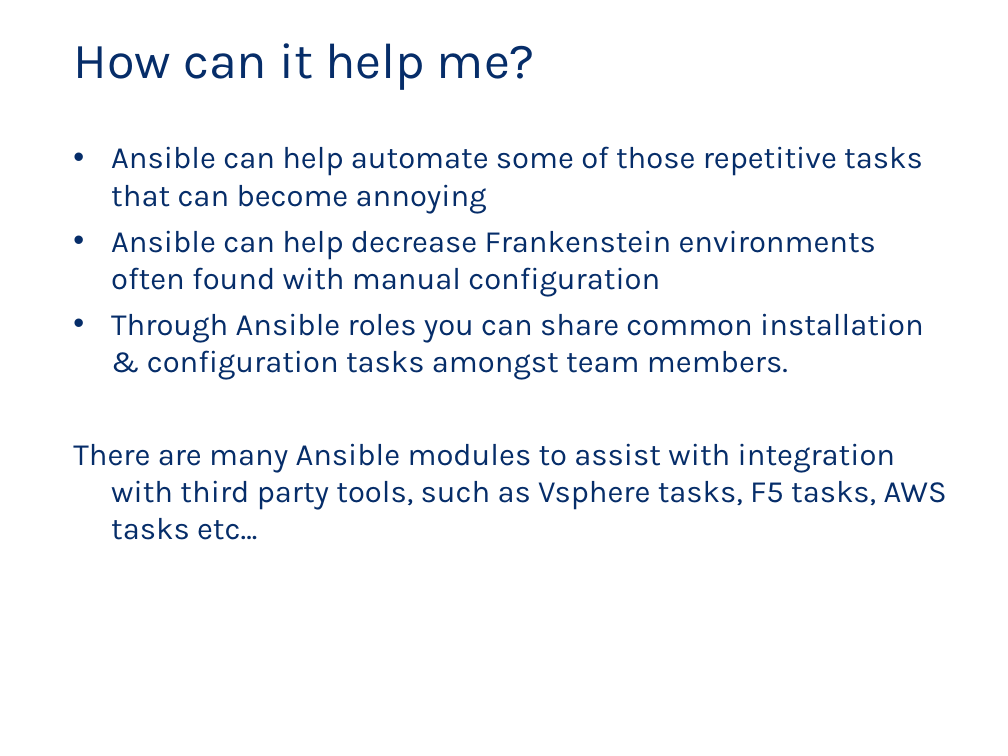
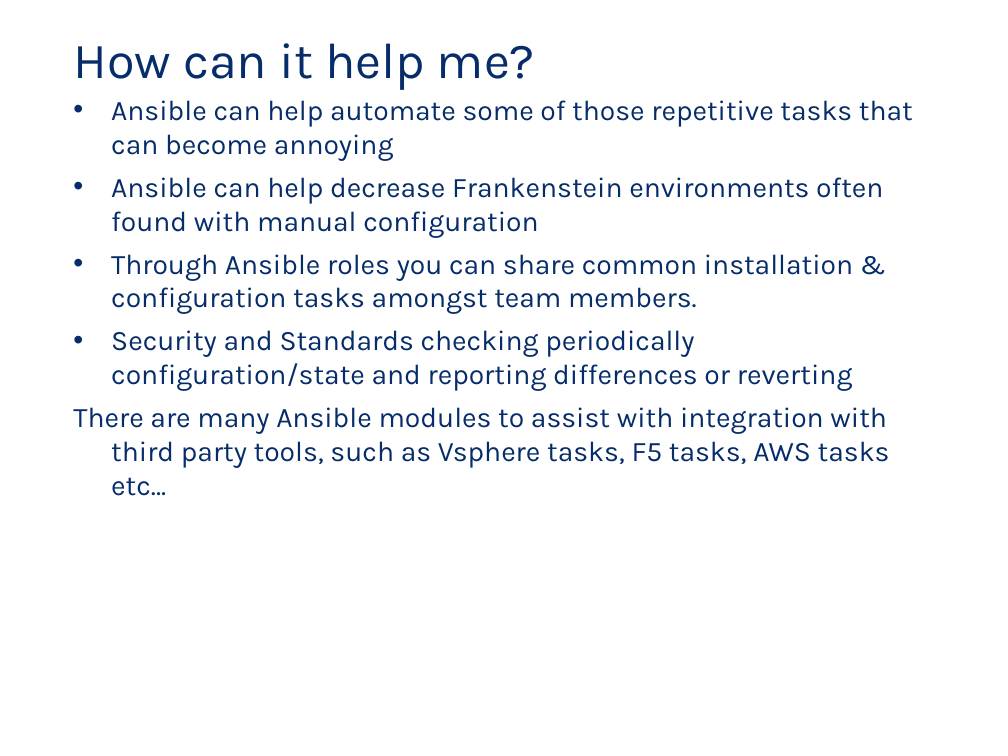
Before and after one commit to sarlindo/ansibledemo, a slide deck: slide 5 of TMX_Ansible_KnowledgeSharing.ppt. Drawn at 1008x756 pixels with LibreOffice and Linux fonts; fonts in the diff are those of the drawing; background and template pictures are left out. Boxes give left, top, right and bottom in pixels: in the first picture for what was removed or moved away, otherwise in the second. Text is boxed around its words. In the diff, an @@ line names an element or a change of style, - is before the commit and + after.

```diff
--- a/TMX_Ansible_KnowledgeSharing.ppt
+++ b/TMX_Ansible_KnowledgeSharing.ppt
@@ text "Ansible can help automate some ...": place and size @@
-text "Ansible can help automate some ..." at (73, 146, 947, 540)
+text "Ansible can help automate some ..." at (73, 100, 913, 496)
@@ text at (73, 100, 913, 496): size 22.1 to 20.1 pt in "Ansible can help automate some of those ...", "Ansible can help decrease Frankenstein environments often ...", "Through Ansible roles you can share common ...", "There are many Ansible modules to assist ..." @@
@@ text at (111, 330, 853, 391): paragraph added @@
+• Security and Standards checking periodically configuration/state and reporting differences or reverting
```
